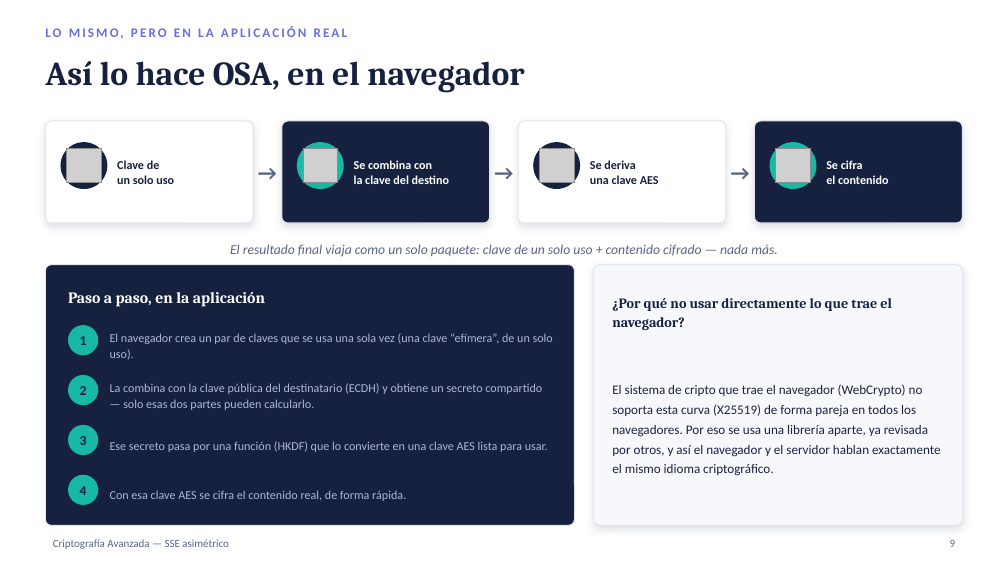
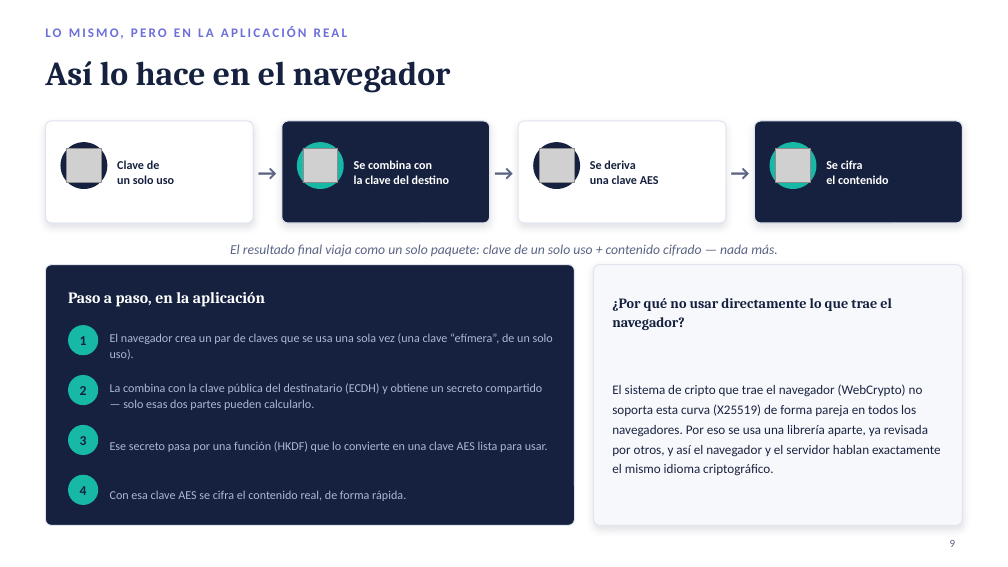
Before and after one commit to hernan2292/resumenes-maestria-en-ciberdefensa, a slide deck: slide 9 of Criptografia Avanzada/sse_cifrado_asimetrico.pptx. Drawn at 1008x567 pixels with LibreOffice and Linux fonts; fonts in the diff are those of the drawing; grey boxes stand for pictures. Boxes give left, top, right and bottom in pixels: in the first picture for what was removed or moved away, otherwise in the second. Text is boxed around its words. In the diff, an @@ line names an element or a change of style, - is before the commit and + after.

```diff
--- a/Criptografia Avanzada/sse_cifrado_asimetrico.pptx
+++ b/Criptografia Avanzada/sse_cifrado_asimetrico.pptx
@@ text at (x1=45, y1=61, x2=450, y2=93): text changed @@
-Así lo hace OSA, en el navegador
+Así lo hace en el navegador
@@ text removed at (x1=53, y1=539, x2=229, y2=549) @@
-Criptografía Avanzada — SSE asimétrico
```
Also in this commit, not shown: 10 other slides changed, 1 other file.
